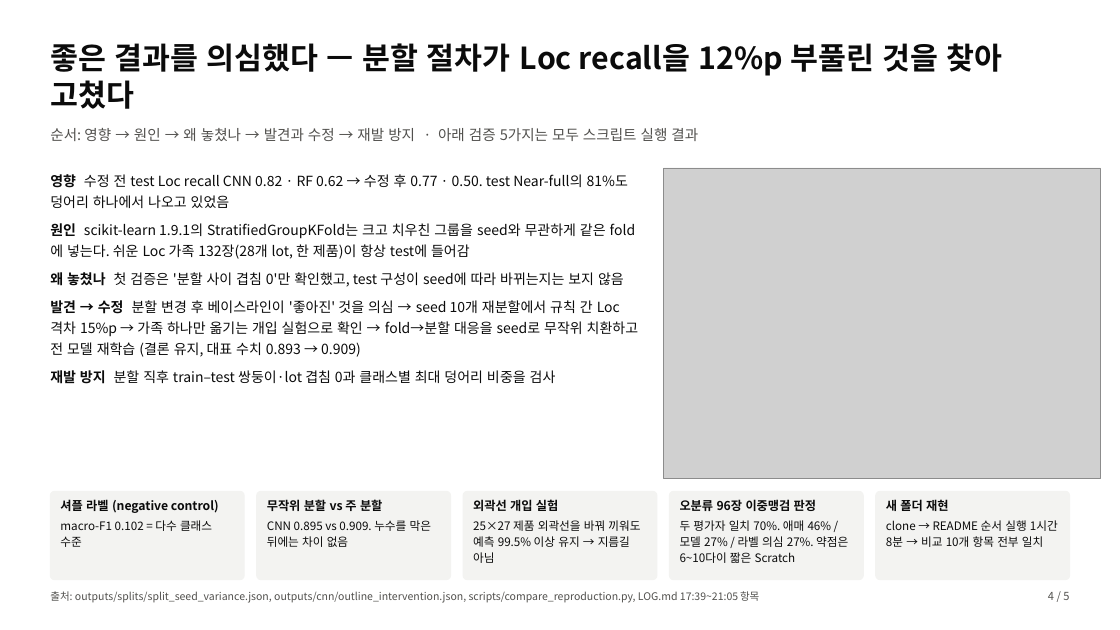
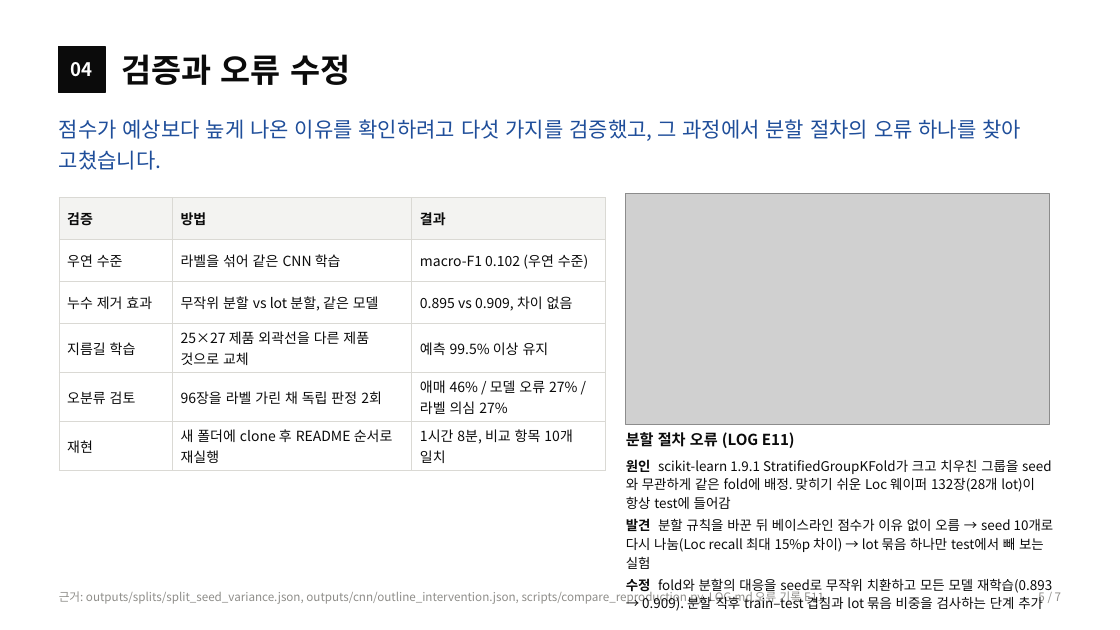
Before and after one commit to sl2ver/wm811k-wafer-defect-classification, a slide deck: slide 5 of portfolio/portfolio.pptx (slide 4 before the commit). Drawn at 1120x630 pixels with LibreOffice and Linux fonts; fonts in the diff are those of the drawing; grey boxes stand for pictures. Boxes give left, top, right and bottom in pixels: in the first picture for what was removed or moved away, otherwise in the second. Text is boxed around its words. In the diff, an @@ line names an element or a change of style, - is before the commit and + after.

```diff
--- a/portfolio/portfolio.pptx
+++ b/portfolio/portfolio.pptx
@@ text removed at box(50, 43, 1003, 109) @@
-좋은 결과를 의심했다 — 분할 절차가 Loc recall을 12%p 부풀린 것을 찾아 고쳤다
@@ rectangle added at box(59, 46, 105, 92), fill #0B0B0B, outline #0B0B0B 1 pt @@
@@ text added at box(122, 54, 350, 85), 28 pt, text #0B0B0B, bold @@
+검증과 오류 수정
@@ text added at box(71, 62, 93, 77), 16 pt, text #FFFFFF, bold @@
+04
@@ text added at box(59, 119, 1021, 170), 18 pt, text #1F4E9A @@
+점수가 예상보다 높게 나온 이유를 확인하려고 다섯 가지를 검증했고, 그 과정에서 분할 절차의 오류 하나를 찾아 고쳤습니다.
@@ text removed at box(50, 128, 698, 141) @@
-순서: 영향 → 원인 → 왜 놓쳤나 → 발견과 수정 → 재발 방지 · 아래 검증 5가지는 모두 스크립트 실행 결과
@@ text removed at box(50, 174, 638, 384) @@
-영향 수정 전 test Loc recall CNN 0.82 · RF 0.62 → 수정 후 0.77 · 0.50. test Near-full의 81%도 덩어리 하나에서 나오고 있었음
-원인 scikit-learn 1.9.1의 StratifiedGroupKFold는 크고 치우친 그룹을 seed와 무관하게 같은 fold에 넣는다. 쉬운 Loc 가족 132장(28개 lot, 한 제품)이 항상 test에 들어감
-왜 놓쳤나 첫 검증은 '분할 사이 겹침 0'만 확인했고, test 구성이 seed에 따라 바뀌는지는 보지 않음
-발견 → 수정 분할 변경 후 베이스라인이 '좋아진' 것을 의심 → seed 10개 재분할에서 규칙 간 Loc 격차 15%p → 가족 하나만 옮기는 개입 실험으로 확인 → fold→분할 대응을 seed로 무작위 치환하고 전 모델 재학습 (결론 유지, 대표 수치 0.893 → 0.909)
-재발 방지 분할 직후 train–test 쌍둥이·lot 겹침 0과 클래스별 최대 덩어리 비중을 검사
@@ table added at box(59, 197, 605, 467), 6 rows, 3 columns @@
+검증 | 방법 | 결과
+우연 수준 | 라벨을 섞어 같은 CNN 학습 | macro-F1 0.102 (우연 수준)
+누수 제거 효과 | 무작위 분할 vs lot 분할, 같은 모델 | 0.895 vs 0.909, 차이 없음
+지름길 학습 | 25×27 제품 외곽선을 다른 제품 것으로 교체 | 예측 99.5% 이상 유지
+오분류 검토 | 96장을 라벨 가린 채 독립 판정 2회 | 애매 46% / 모델 오류 27% / 라벨 의심 27%
+재현 | 새 폴더에 clone 후 README 순서로 재실행 | 1시간 8분, 비교 항목 10개 일치
@@ picture: place and size @@
-picture at box(664, 168, 1101, 479)
+picture at box(626, 193, 1049, 424)
@@ text added at box(626, 432, 795, 448), 13 pt, text #0B0B0B, bold @@
+분할 절차 오류 (LOG E11)
@@ text added at box(626, 459, 1054, 611), 11.5 pt, text #0B0B0B @@
+원인 scikit-learn 1.9.1 StratifiedGroupKFold가 크고 치우친 그룹을 seed와 무관하게 같은 fold에 배정. 맞히기 쉬운 Loc 웨이퍼 132장(28개 lot)이 항상 test에 들어감
+발견 분할 규칙을 바꾼 뒤 베이스라인 점수가 이유 없이 오름 → seed 10개로 다시 나눔(Loc recall 최대 15%p 차이) → lot 묶음 하나만 test에서 빼 보는 실험
+수정 fold와 분할의 대응을 seed로 무작위 치환하고 모든 모델 재학습(0.893 → 0.909). 분할 직후 train–test 겹침과 lot 묶음 비중을 검사하는 단계 추가
@@ rounded rectangle removed at box(50, 492, 245, 580) @@
@@ text removed at box(60, 499, 219, 547) @@
-셔플 라벨 (negative control)
-macro-F1 0.102 = 다수 클래스 수준
@@ rounded rectangle removed at box(257, 492, 451, 580) @@
@@ text removed at box(267, 499, 431, 547) @@
-무작위 분할 vs 주 분할
-CNN 0.895 vs 0.909. 누수를 막은 뒤에는 차이 없음
@@ rounded rectangle removed at box(463, 492, 657, 580) @@
@@ text removed at box(473, 499, 640, 563) @@
-외곽선 개입 실험
-25×27 제품 외곽선을 바꿔 끼워도 예측 99.5% 이상 유지 → 지름길 아님
@@ rounded rectangle removed at box(670, 492, 864, 580) @@
@@ text removed at box(680, 499, 848, 563) @@
-오분류 96장 이중맹검 판정
-두 평가자 일치 70%. 애매 46% / 모델 27% / 라벨 의심 27%. 약점은 6~10다이 짧은 Scratch
@@ rounded rectangle removed at box(876, 492, 1070, 580) @@
@@ text removed at box(886, 499, 1058, 547) @@
-새 폴더 재현
-clone → README 순서 실행 1시간 8분 → 비교 10개 항목 전부 일치
@@ text at box(59, 589, 824, 605): text changed; size 9 to 10 pt; text colour #52514E to #8F8E8A @@
-출처: outputs/splits/split_seed_variance.json, outputs/cnn/outline_intervention.json, scripts/compare_reproduction.py, LOG.md 17:39~21:05 항목
+근거: outputs/splits/split_seed_variance.json, outputs/cnn/outline_intervention.json, scripts/compare_reproduction.py, LOG.md 오류 기록 E11
@@ text at box(1038, 589, 1061, 605): text changed; size 9.5 to 10 pt; text colour #52514E to #8F8E8A @@
-4 / 5
+5 / 7
```
Also in this commit, not shown: 2 other slides changed, 4 slides added, 2 slides removed, 20 other files.
